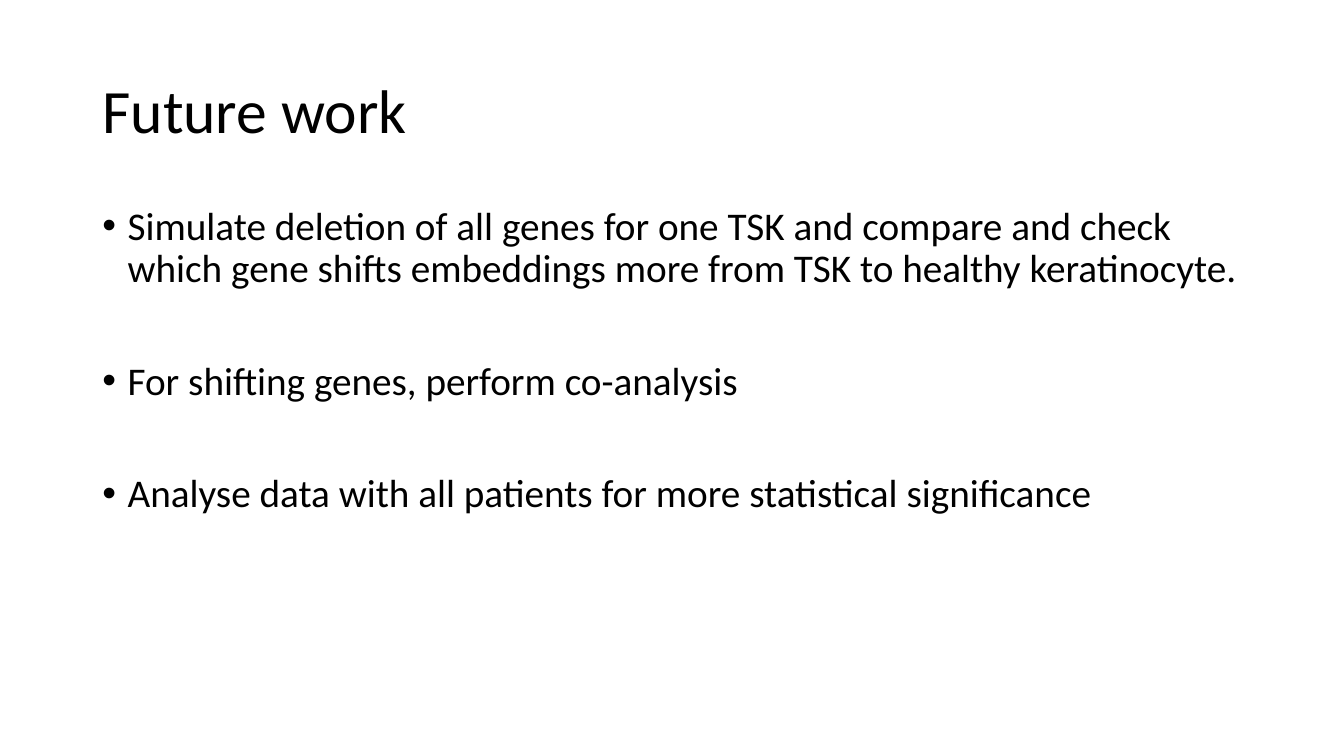
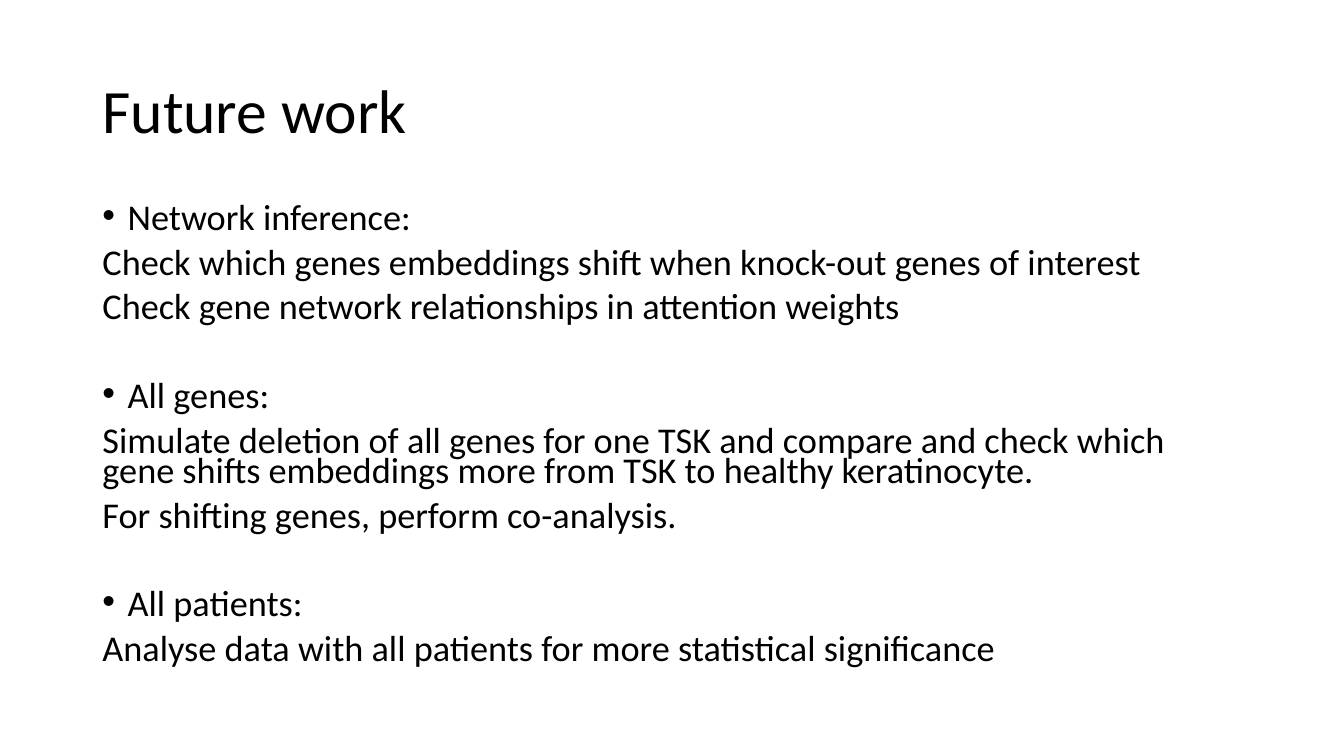
Before and after one commit to martinaoliver/SCC_helical, a slide deck: slide 6 of slide_deck.pptx. Drawn at 1344x756 pixels with LibreOffice and Linux fonts; fonts in the diff are those of the drawing. Boxes give left, top, right and bottom in pixels: in the first picture for what was removed or moved away, otherwise in the second. Text is boxed around its words. In the diff, an @@ line names an element or a change of style, - is before the commit and + after.

Commit message:
updated slides

```diff
--- a/slide_deck.pptx
+++ b/slide_deck.pptx
@@ text at (102,204,1140,415): paragraphs added @@
+• Network inference:
+Check which genes embeddings shift when knock-out genes of interest
+Check gene network relationships in attention weights
+• All genes:
@@ text at (102,427,1165,668): size 28 to 25.9 pt in "Simulate deletion of all genes for one ...", "Analyse data with all patients for more ..."; bullet • to none; line spacing 0.9 to 0.7 @@
@@ text at (102,502,676,622): text changed; size 28 to 25.9 pt @@
-• For shifting genes, perform co-analysis
+For shifting genes, perform co-analysis.
+• All patients:
```
Also in this commit, not shown: 3 other files.
